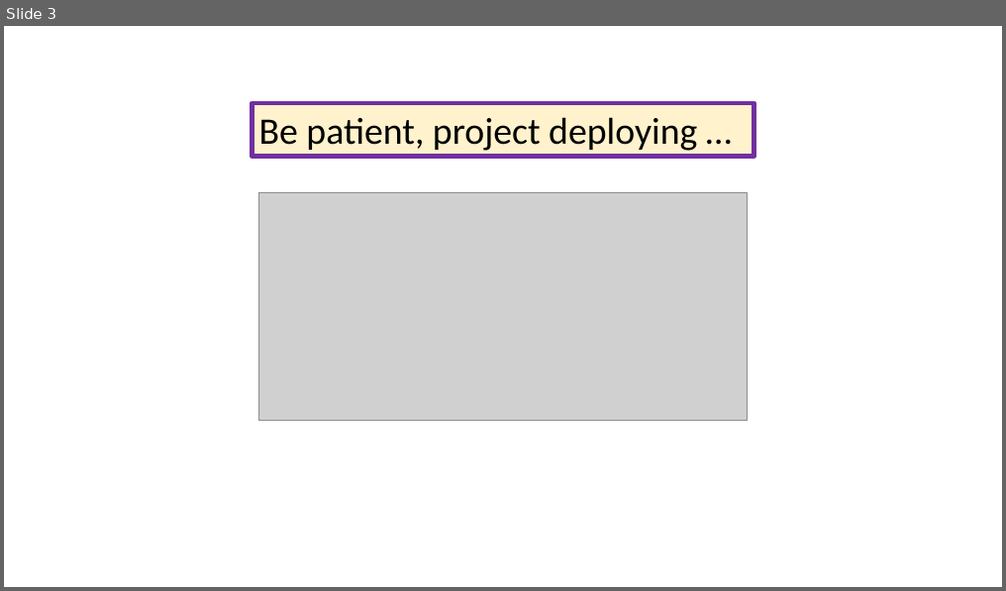
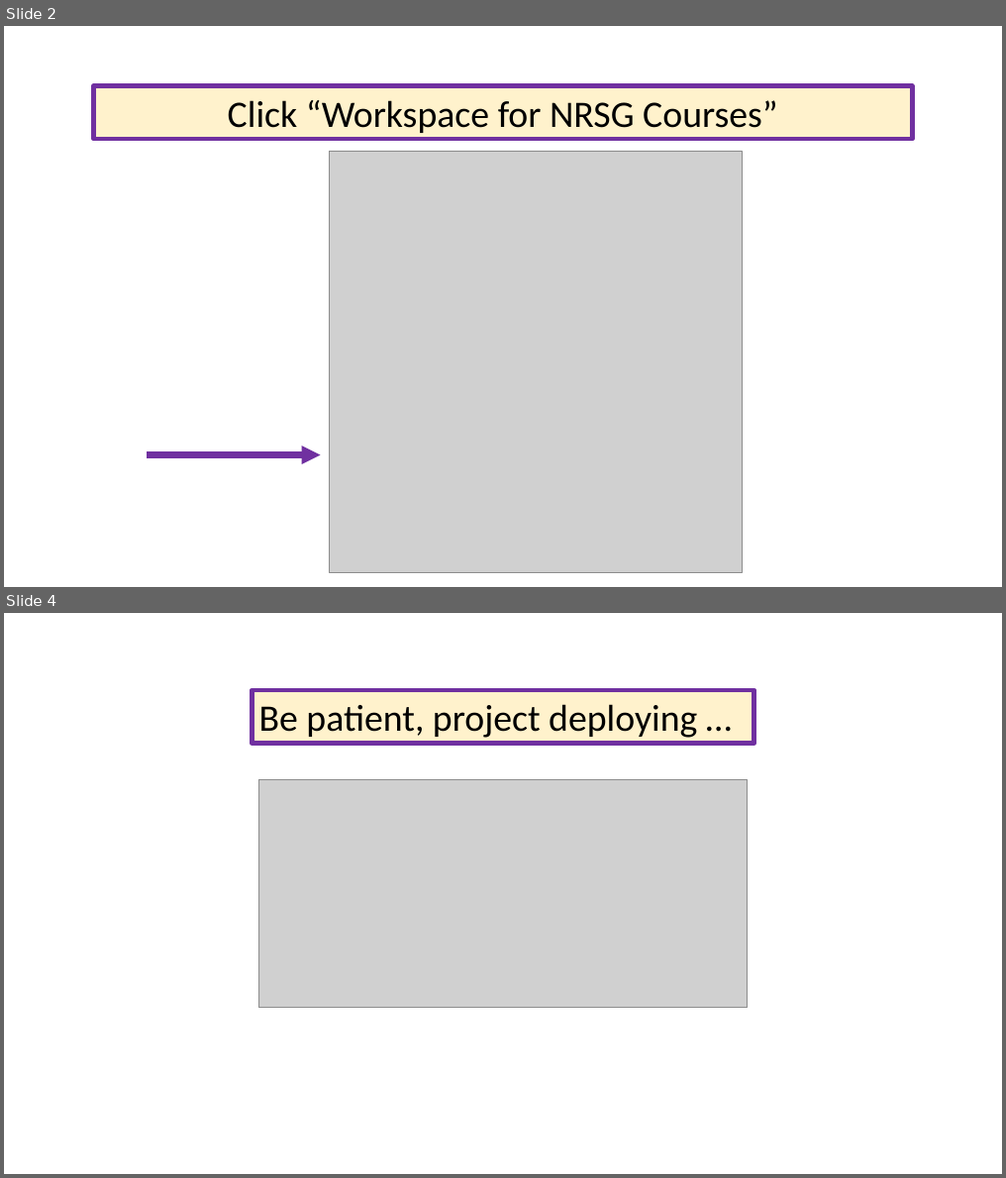
Before and after one commit to Vivianwenhui/N741_Spring2020_exercise01, a slide deck: gettingStarted_RStudioCloud.pptx. Shown one above the other, each under a label of ours: slide 3 before the commit, slides 2 and 4 after it; the slides between them are not shown. The pictures are 1006x591 and 1006x1178 pixels, drawn with LibreOffice and Linux fonts; fonts in the diff are those of the drawing; grey boxes stand for pictures. Boxes give left, top, right and bottom in pixels: in the first picture for what was removed or moved away, otherwise in the second. Text is boxed around its words. In the diff, an @@ line names an element or a change of style, - is before the commit and + after.

```diff
--- a/gettingStarted_RStudioCloud.pptx
+++ b/gettingStarted_RStudioCloud.pptx
@@ slide 2 added at (4,26,1002,587), background #FFFFFF @@
@@ rectangle added at (94,85,912,139), fill #FFF2CC, outline #7030A0 4.5 pt, 36 pt, text #000000 @@
+Click “Workspace for NRSG Courses”
@@ picture added at (330,151,743,573) @@
@@ arrow added from (147, 455) to (321, 455), #7030A0 6 pt @@
@@ what was slide 3 is now slide 4 @@
```
Also in this commit, not shown: 2 slides changed, 1 other slide added, 1 slide removed.
